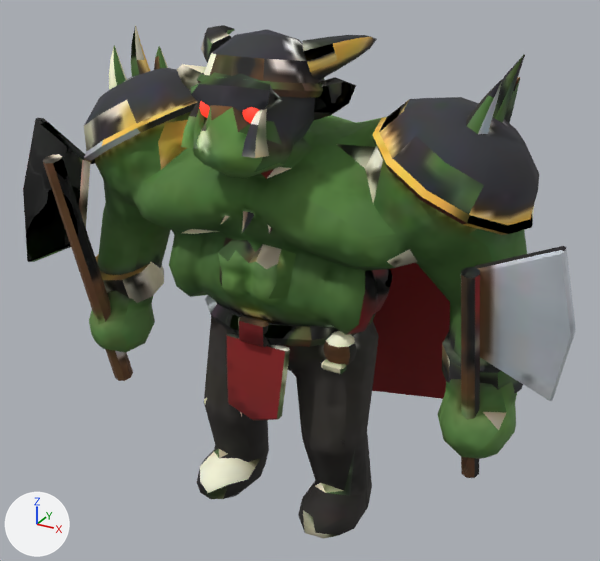
An edit to the glTF model assets/3d/monstres/warlord.glb, drawn before and after from the same camera.
Before and after are seen from a camera (50 mm lens) standing at (0.486, -0.848, 0.762) and looking at (0.008, 0.021, 0.328). Lighting does not change. The marker at lower left points along +X, +Y and +Z. The first picture is the older version. Vertices at exactly the same position are counted once.

The older version as bpy lines, for what is in view:
```python
me_seigneur_guerre_peau = bpy.data.meshes.new('seigneur_guerre_peau')
me_seigneur_guerre_peau.from_pydata(...)  # 2088 vertices, 4028 faces; spans x -0.369..0.369, y -0.147..0.175, z -0.003..0.648
me_seigneur_guerre_peau.materials.append(mat_peau)
ob_seigneur_guerre_peau = bpy.data.objects.new('seigneur_guerre_peau', me_seigneur_guerre_peau)
ob_seigneur_guerre_peau.location = (0.0, 0.0, 0.0)
```
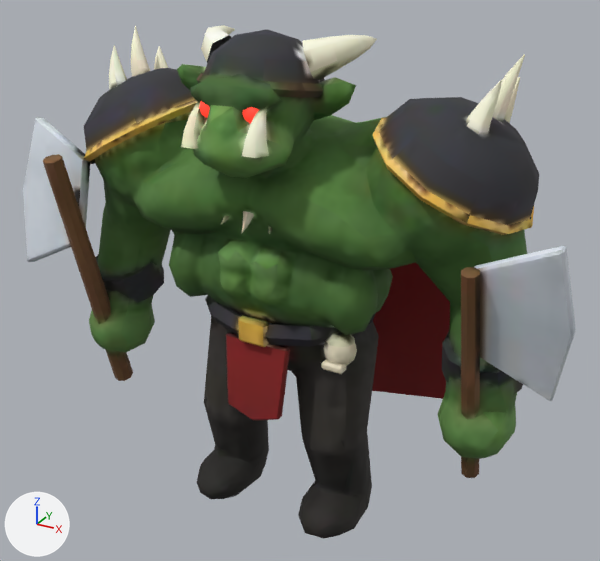
Changed parts and their boxes (x1, y1, x2, y2) in the pictures (600 x 561 px; the box of a moved part takes in the faces that stretch with it):
part 1 of me_seigneur_guerre_peau, moved or reshaped: (132, 115, 355, 259) in both
part 2 of me_seigneur_guerre_peau, surface changed: (23, 25, 566, 539) in both

The change, as a list of edits to the scene's bpy script:
```text
Change me_seigneur_guerre_peau:
    where me_seigneur_guerre_peau.from_pydata(...)  # 2088 vertices, 4028 faces; spans x -0.369..0.369, y -0.147..0.175, z -0.003..0.648
    used by ob_seigneur_guerre_peau; location = (0.0, 0.0, 0.0)
    me_seigneur_guerre_peau part 1
    29 vertices are removed from x -0.16..0.05, y -0.102..0.114, z 0.397..0.64
    138 faces are deleted
    2 vertices move from x -0.105..0.022, y -0.096..-0.01, z 0.427..0.61 to x -0.124..0.021, y -0.09..-0.009, z 0.419..0.609
    29 vertices are added at x -0.147..0.048, y -0.102..0.114, z 0.396..0.64
    138 new faces join them
    me_seigneur_guerre_peau part 2: 2162 kept faces spanning x -0.369..0.354, y -0.147..0.175, z -0.003..0.645 get new texture (UV) coordinates
```
